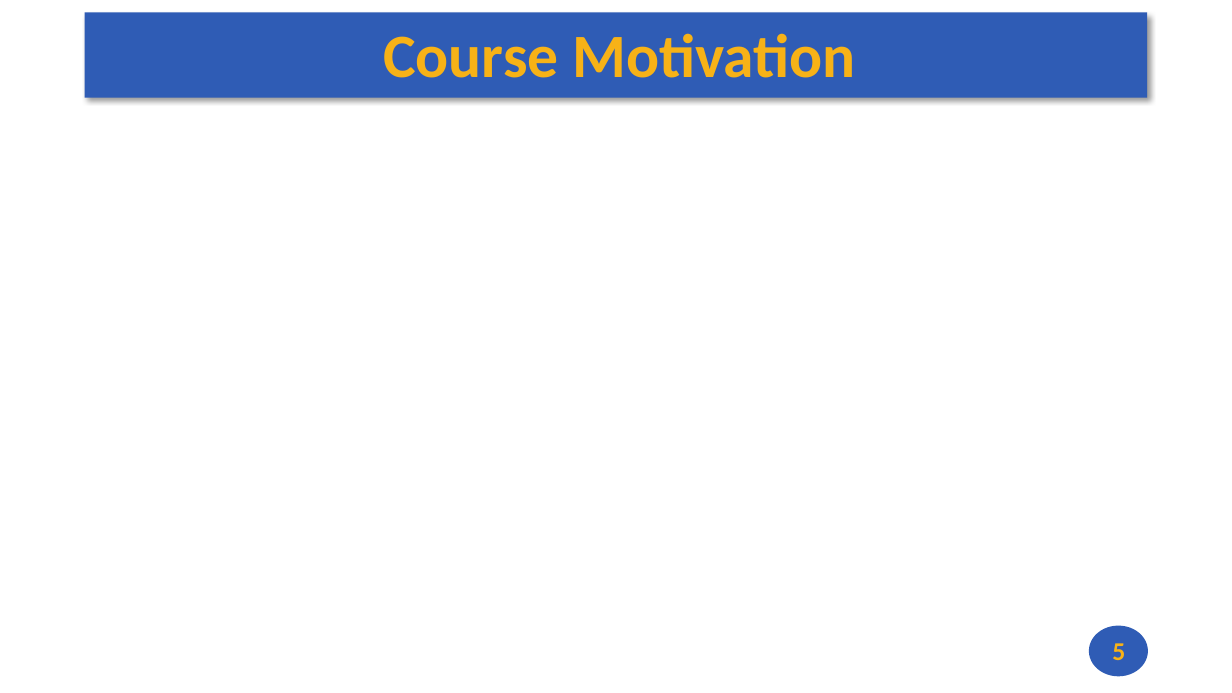
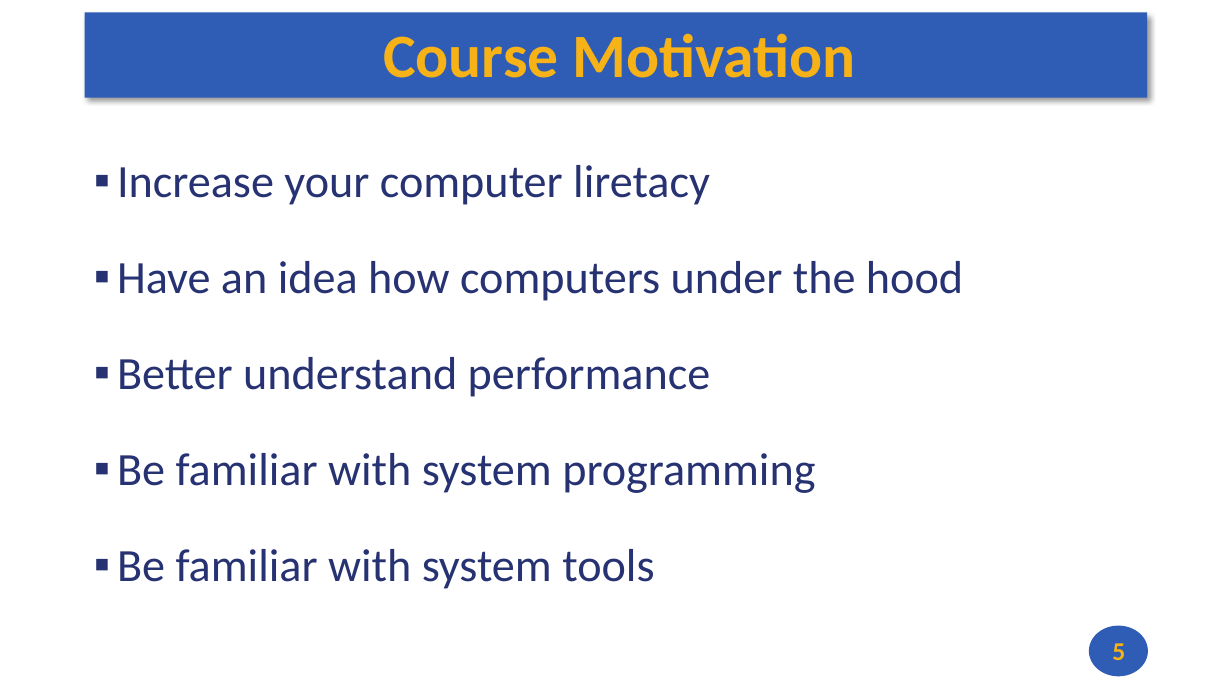
Before and after one commit to andrewt0301/hse-acos-course, a slide deck: slide 5 of docs/part1ca/01_Introduction/CA_Lecture_01.pptx. Drawn at 1232x693 pixels with LibreOffice and Linux fonts; fonts in the diff are those of the drawing. Boxes give left, top, right and bottom in pixels: in the first picture for what was removed or moved away, otherwise in the second. Text is boxed around its words. In the diff, an @@ line names an element or a change of style, - is before the commit and + after.

```diff
--- a/docs/part1ca/01_Introduction/CA_Lecture_01.pptx
+++ b/docs/part1ca/01_Introduction/CA_Lecture_01.pptx
@@ text added at [117, 165, 963, 589], 36 pt, text #273272 @@
+▪ Increase your computer liretacy
+▪ Have an idea how computers under the hood
+▪ Better understand performance
+▪ Be familiar with system programming
+▪ Be familiar with system tools
```
Also in this commit, not shown: 1 other slide changed, 5 slides added, 1 other file.
